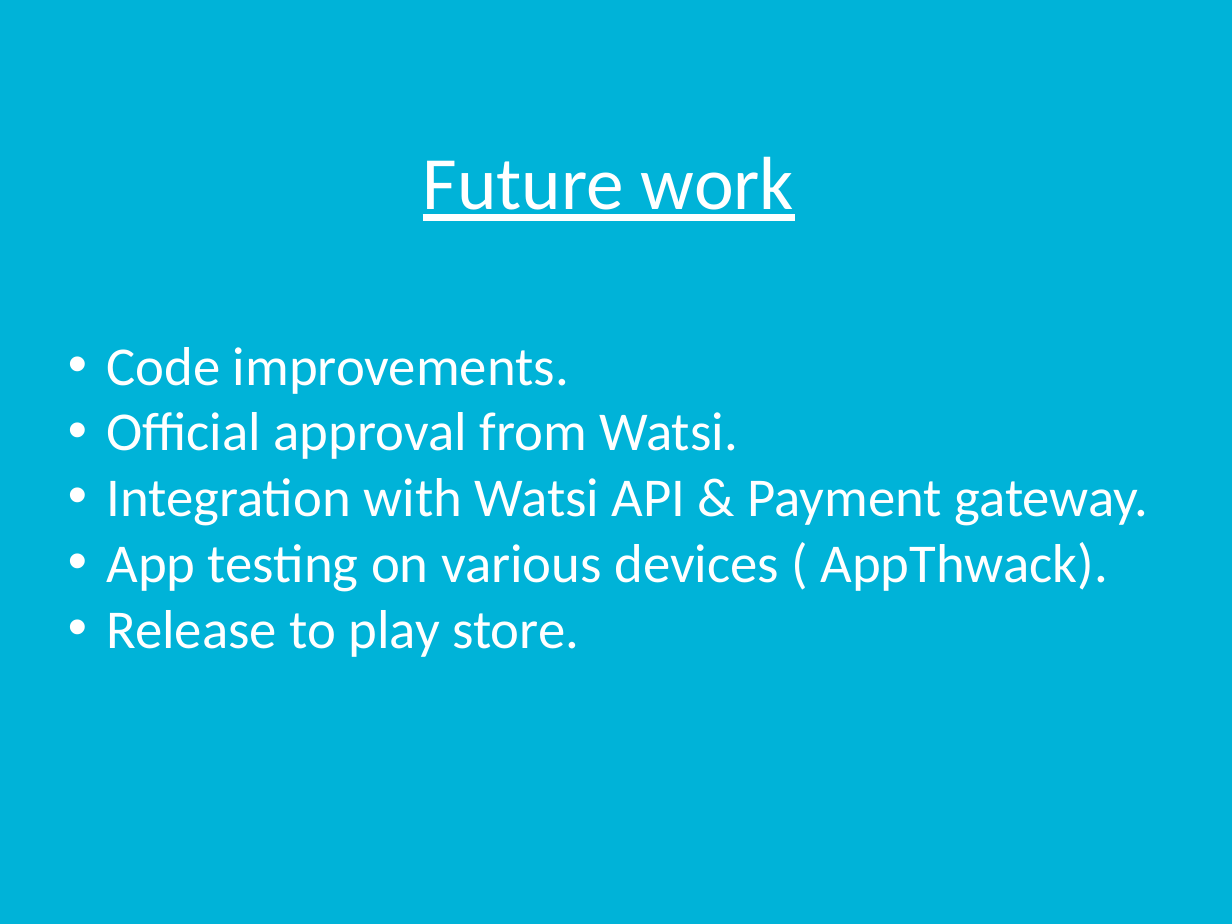
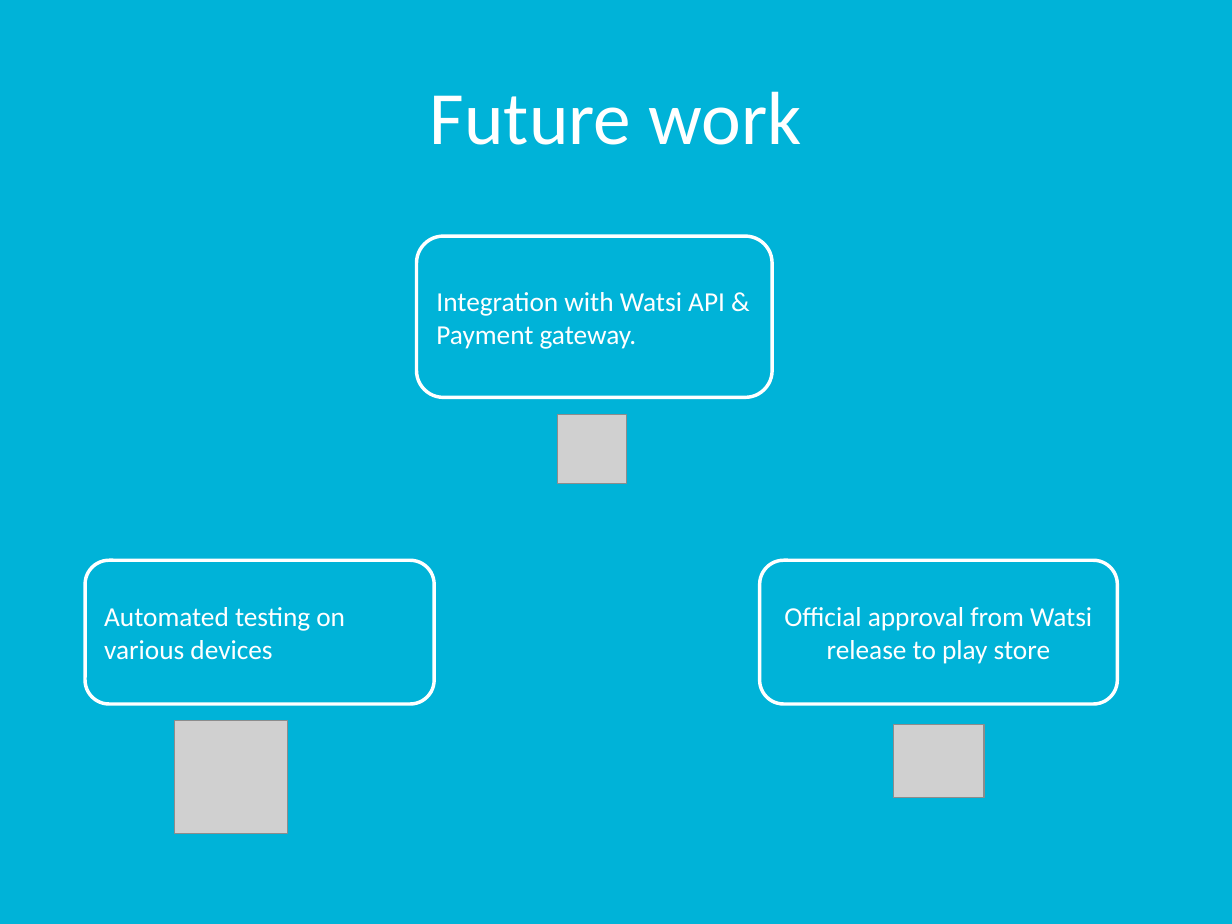
Before and after one commit to rutvijkumarshah/WatsiAndroidApp, a slide deck: slide 7 of docs/groupProject.pptx. Drawn at 1232x924 pixels with LibreOffice and Linux fonts; fonts in the diff are those of the drawing; grey boxes stand for pictures. Boxes give left, top, right and bottom in pixels: in the first picture for what was removed or moved away, otherwise in the second. Text is boxed around its words. In the diff, an @@ line names an element or a change of style, - is before the commit and + after.

```diff
--- a/docs/groupProject.pptx
+++ b/docs/groupProject.pptx
@@ title "Future work": place and size @@
-title "Future work" at bbox=[423, 156, 794, 221]
+title "Future work" at bbox=[430, 91, 801, 145]
@@ title "Future work" at bbox=[430, 91, 801, 145]: underline off @@
@@ rounded rectangle added at bbox=[416, 237, 772, 398], outline #FFFFFF 2 pt, 16 pt, text #FFFFFF @@
+Integration with Watsi API & Payment gateway.
@@ text removed at bbox=[106, 347, 1149, 657] @@
-• Code improvements.
-• Official approval from Watsi.
-• Integration with Watsi API & Payment gateway.
-• App testing on various devices ( AppThwack).
-• Release to play store.
@@ picture added at bbox=[557, 414, 626, 483] @@
@@ rounded rectangle added at bbox=[85, 561, 434, 705], outline #FFFFFF 2 pt, 16 pt, text #FFFFFF @@
+Automated testing on various devices
@@ rounded rectangle added at bbox=[760, 561, 1117, 705], outline #FFFFFF 2 pt, 16 pt, text #FFFFFF @@
+Official approval from Watsi release to play store
@@ picture added at bbox=[175, 721, 288, 834] @@
@@ picture added at bbox=[893, 724, 984, 797] @@
```
Also in this commit, not shown: 5 other slides changed.
